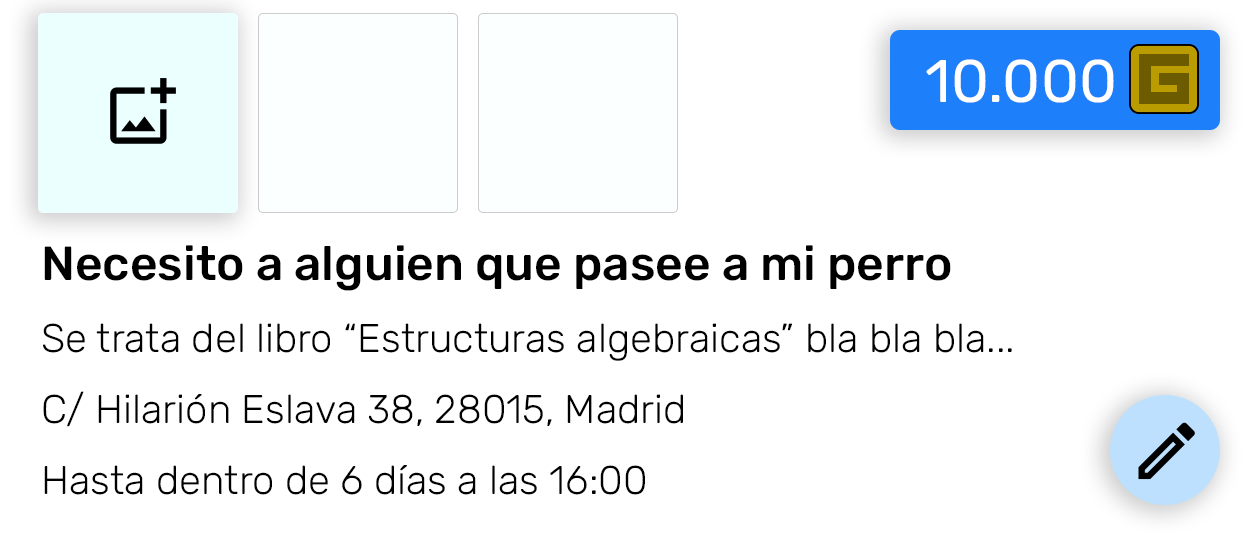
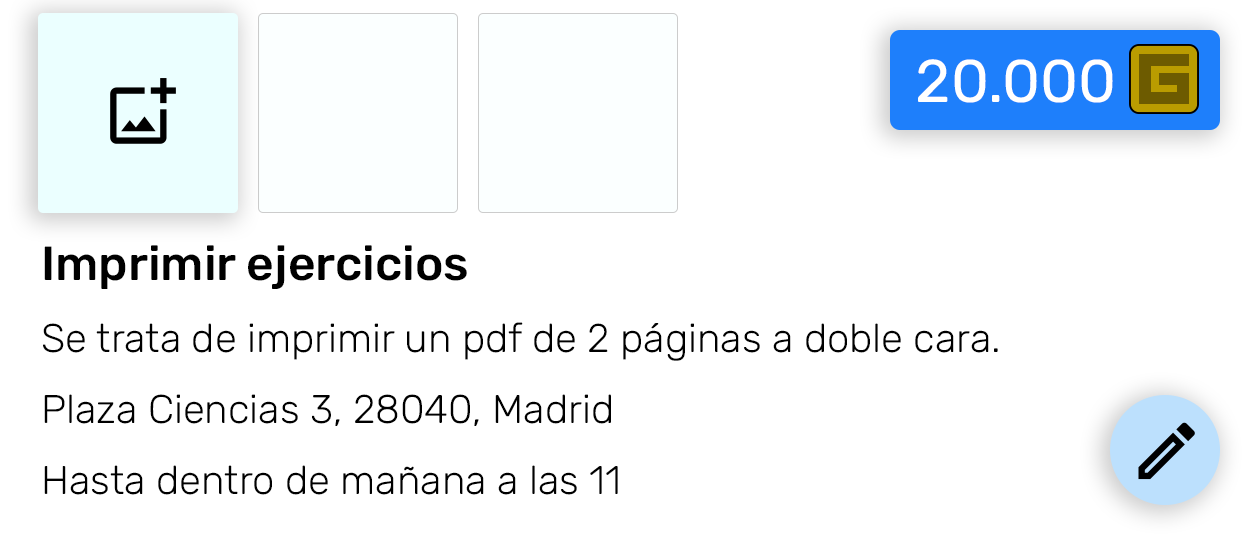
Comparing the layer stacks of the two 1250 × 550 images. Changes:
renamed "10.000" to "20.000", painted on it over [918, 59, 1114, 103]
renamed "Necesito a alguien que pasee a mi pe" to "Imprimir ejercicios Se trata de imp", painted on it over [43, 245, 1012, 495]
